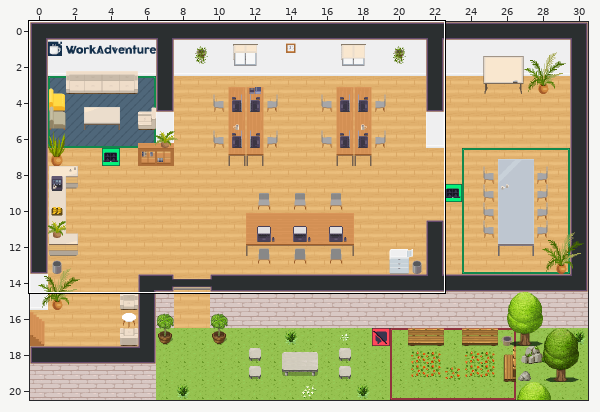
Tiled map (JSON): office.tmj. The picture above shows the old version from afar; the outline marks the close-up.
Close-up. Old version:
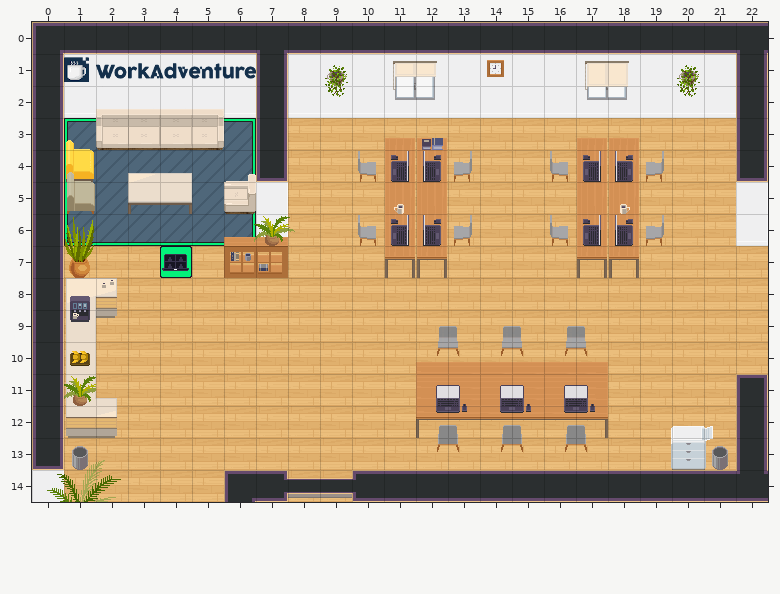
Cells are 32x32 px. Shown: x 0..22, y 0..14.
New version:
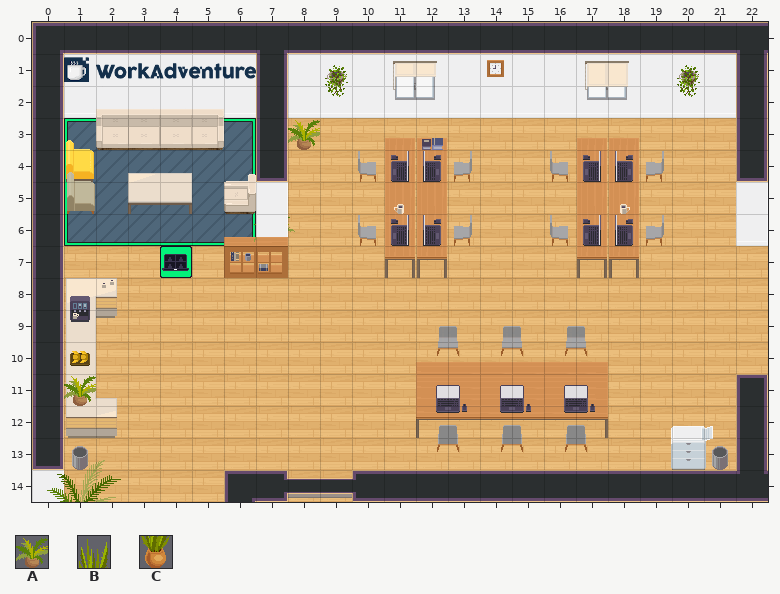
Key: from "WA_Decoration": A 67, B 75, C 87.
_ is an empty cell.
Diff:
{"where": "layer \"furniture/furniture1\""}
{"y":3,"x":8,"old":"_","new":"A"}
{"y":6,"x":1,"old":"B","new":"_"}
{"y":7,"x":1,"old":"C","new":"_"}
{"where": "layer \"above/above2\""}
{"y":6,"x":7,"old":"A","new":"_"}
{"label":"added","picture_box":[288,120,320,150]}
{"label":"removed","picture_box":[65,217,94,278]}
{"label":"removed","picture_box":[256,216,288,246]}
